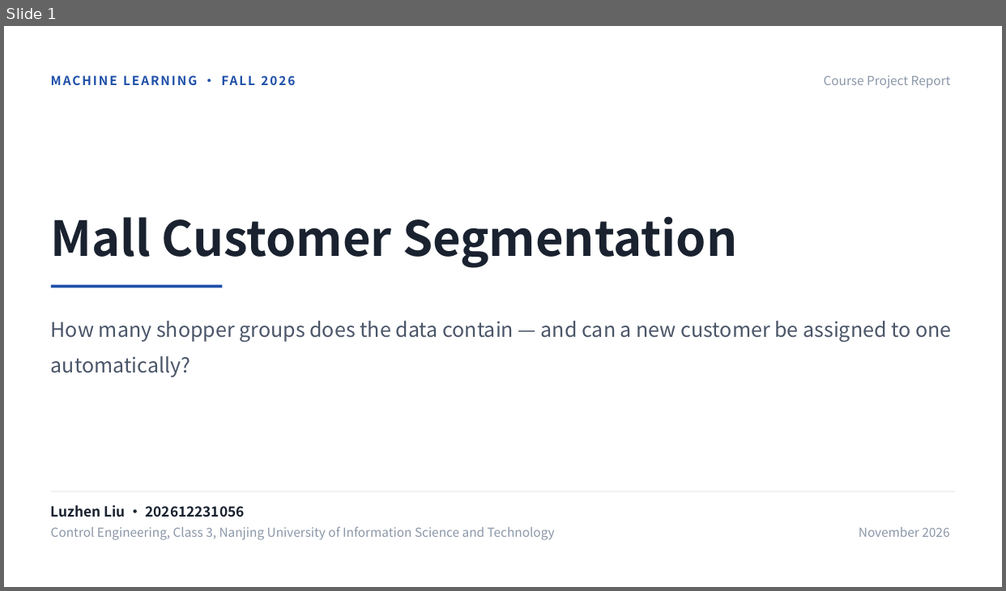
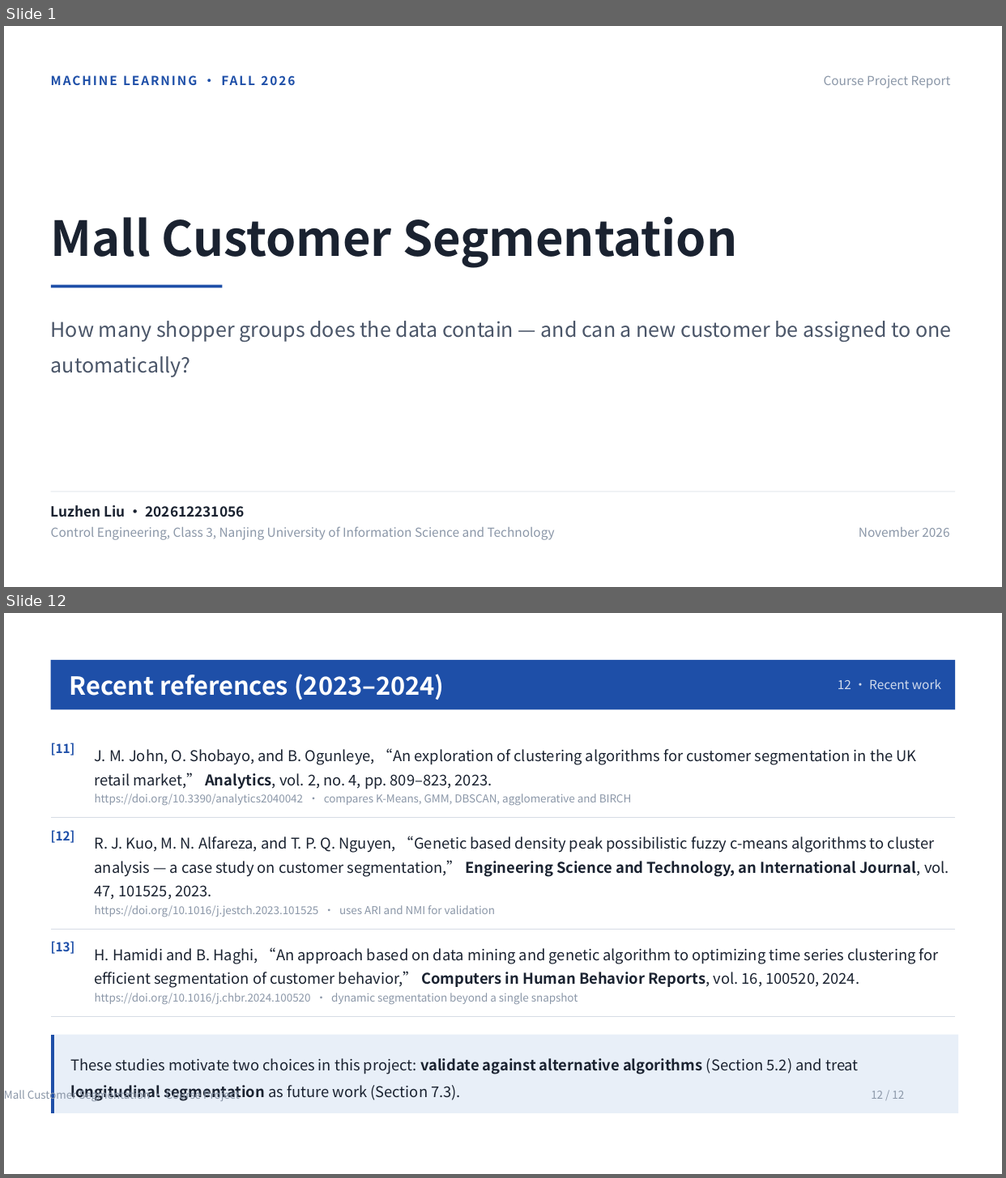
Before and after one commit to kaixinguaika/mall-customer-segmentation, a slide deck: slides/Mall_Customer_Segmentation.pptx. Shown one above the other, each under a label of ours: slide 1 before the commit, slides 1 and 12 after it; the slides between them are not shown. The pictures are 1006x591 and 1006x1178 pixels, drawn with LibreOffice and Linux fonts; fonts in the diff are those of the drawing. Boxes give left, top, right and bottom in pixels: in the first picture for what was removed or moved away, otherwise in the second. Text is boxed around its words. In the diff, an @@ line names an element or a change of style, - is before the commit and + after.

Commit message:
Add three verified 2023-2024 references
- John et al. (2023, Analytics) multi-algorithm comparison on retail data
- Kuo et al. (2023, JESTCH) density-peak fuzzy c-means with ARI/NMI validation
- Hamidi & Haghi (2024, CHBR) dynamic time-series segmentation
- Linked from Related Work, README and a new 12th slide; page footers updated

```diff
--- a/slides/Mall_Customer_Segmentation.pptx
+++ b/slides/Mall_Customer_Segmentation.pptx
@@ slide 12 added at (x1=4, y1=613, x2=1002, y2=1174), background #FFFFFF @@
@@ rectangle added at (x1=50, y1=659, x2=955, y2=709), fill #1E4FA8 @@
@@ text added at (x1=70, y1=674, x2=444, y2=700), 24 pt, text #FFFFFF, bold @@
+Recent references (2023–2024)
@@ text added at (x1=837, y1=679, x2=941, y2=689), 12 pt, text #FFFFFF at 80% opacity @@
+12 · Recent work
@@ freeform shape added at (x1=50, y1=730, x2=955, y2=818), fill #D6DCE5 @@
@@ text added at (x1=51, y1=743, x2=75, y2=756), 12 pt, text #1E4FA8, bold @@
+[11]
@@ text added at (x1=95, y1=748, x2=916, y2=790), 14.2 pt, text #1A2230 @@
+J. M. John, O. Shobayo, and B. Ogunleye, “An exploration of clustering algorithms for customer segmentation in the UK retail market,” Analytics, vol. 2, no. 4, pp. 809–823, 2023.
@@ text added at (x1=95, y1=794, x2=632, y2=805), 10.5 pt, text #8B97A8 @@
+https://doi.org/10.3390/analytics2040042 · compares K-Means, GMM, DBSCAN, agglomerative and BIRCH
@@ freeform shape added at (x1=50, y1=817, x2=955, y2=930), fill #D6DCE5 @@
@@ text added at (x1=51, y1=830, x2=75, y2=843), 12 pt, text #1E4FA8, bold @@
+[12]
@@ text added at (x1=95, y1=836, x2=949, y2=900), 14.2 pt, text #1A2230 @@
+R. J. Kuo, M. N. Alfareza, and T. P. Q. Nguyen, “Genetic based density peak possibilistic fuzzy c-means algorithms to cluster analysis — a case study on customer segmentation,” Engineering Science and Technology, an International Journal, vol. 47, 101525, 2023.
@@ text added at (x1=95, y1=905, x2=495, y2=917), 10.5 pt, text #8B97A8 @@
+https://doi.org/10.1016/j.jestch.2023.101525 · uses ARI and NMI for validation
@@ freeform shape added at (x1=50, y1=929, x2=955, y2=1017), fill #D6DCE5 @@
@@ text added at (x1=51, y1=941, x2=75, y2=954), 12 pt, text #1E4FA8, bold @@
+[13]
@@ text added at (x1=95, y1=948, x2=939, y2=988), 14.2 pt, text #1A2230 @@
+H. Hamidi and B. Haghi, “An approach based on data mining and genetic algorithm to optimizing time series clustering for efficient segmentation of customer behavior,” Computers in Human Behavior Reports, vol. 16, 100520, 2024.
@@ text added at (x1=95, y1=993, x2=578, y2=1004), 10.5 pt, text #8B97A8 @@
+https://doi.org/10.1016/j.chbr.2024.100520 · dynamic segmentation beyond a single snapshot
@@ freeform shape added at (x1=50, y1=1035, x2=957, y2=1114), fill #1E4FA8 @@
@@ rectangle added at (x1=54, y1=1035, x2=958, y2=1114), fill #E8EFF8 @@
@@ text added at (x1=71, y1=1059, x2=859, y2=1101), 14.2 pt, text #1A2230 @@
+These studies motivate two choices in this project: validate against alternative algorithms (Section 5.2) and treat longitudinal segmentation as future work (Section 7.3).
@@ text added at (x1=4, y1=1085, x2=265, y2=1102), 10.5 pt, text #8B97A8 @@
+Mall Customer Segmentation · Course Project
@@ text added at (x1=871, y1=1091, x2=904, y2=1099), 10.5 pt, text #8B97A8 @@
+12 / 12
```
Also in this commit, not shown: 10 slides changed, 16 other files.
